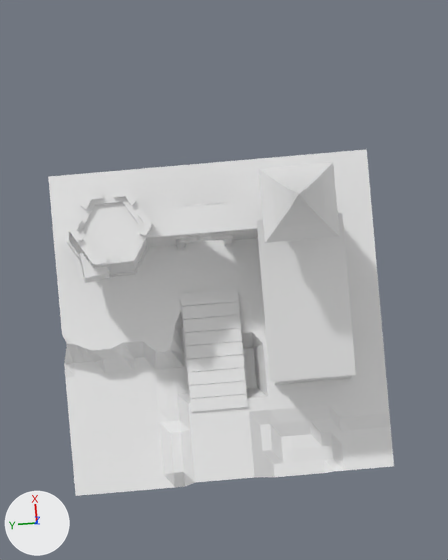
What one commit did to the Blender file castle.blend.
One viewpoint serves both versions: the file's camera 'Camera'. Every picture has the same lights, and +X, +Y and +Z are marked at lower left.

Before the edit, the objects in view are built like this:
```python
ob_cube = bpy.data.objects.new('Cube', me_cube)
ob_cube.location = (-1.97, 0.22, 0.03)
ob_cube.scale = (0.155, 0.683, -0.0294)
ob_cube_001 = bpy.data.objects.new('Cube.001', me_cube_001)
ob_cube_001.location = (0.0, 0.0, 0.0)
ob_cube_002 = bpy.data.objects.new('Cube.002', me_cube_003)
ob_cube_002.location = (0.0, 0.0, 0.0)
ob_cube_004 = bpy.data.objects.new('Cube.004', me_cube_005)
ob_cube_004.location = (0.0, 0.0, 0.0)
ob_cube_005 = bpy.data.objects.new('Cube.005', me_cube_006)
ob_cube_005.location = (0.0, 0.0, 0.0)
ob_cylinder = bpy.data.objects.new('Cylinder', me_cylinder)
ob_cylinder.location = (0.0, 0.0, 0.0)
ob_cylinder_001 = bpy.data.objects.new('Cylinder.001', me_cylinder_001)
ob_cylinder_001.location = (2.21, 2.47, 0.01)
ob_plane = bpy.data.objects.new('Plane', me_plane)
ob_plane.location = (0.0, 0.0, 0.0)
ob_plane.scale = (3.83, 3.83, 3.83)
```
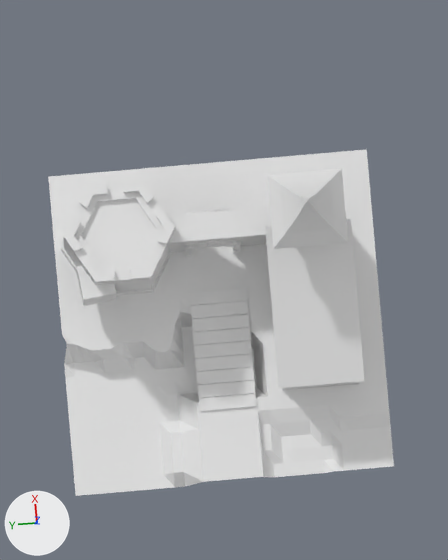
Commit message: feat: implementing the windows

Where the newer file only moved an object's origin or applied its transform, the numbers keep the older frame.

What the commit changed:
me_plane has 825 vertices, 768 faces and spans x -1.0..1.0, y -1.0..1.0, z -0.17..0.01.
me_plane is used by ob_plane; location (0.0, 0.0, 0.0); scale (3.83, 3.83, 3.83).
me_plane part 1: all 49 vertices in x -1.0..-0.5, y -0.12..0.25, z 0.0 are moved by (0.0, -0.05, 0.0).
me_cube_005 has 12 vertices, 10 faces and spans x 1.108..1.793, y 2.588..3.254, z 0.412..1.713.
me_cube_005 is used by ob_cube_004; location (0.0, 0.0, 0.0).
Part 2, on me_cube_005:
Vertex 0 of me_cube_005 moves from (1.72, 3.254, 1.713) at pixel (79, 253) to (1.38, 3.358, 1.971) at pixel (76, 266).
Vertex 1 of me_cube_005 moves from (1.72, 3.254, 0.713) at pixel (79, 258) to (1.38, 3.358, 0.634) at pixel (76, 272).
Vertex 2 of me_cube_005 moves from (1.793, 2.663, 1.713) to (1.477, 2.569, 1.971).
Vertex 3 of me_cube_005 moves from (1.793, 2.663, 0.713) to (1.477, 2.569, 0.634).
Vertex 4 of me_cube_005 moves from (1.108, 3.178, 1.713) at pixel (85, 278) to (0.562, 3.257, 1.971) at pixel (83, 299).
Vertex 5 of me_cube_005 moves from (1.108, 3.178, 0.713) at pixel (85, 283) to (0.562, 3.257, 0.634) at pixel (83, 306).
Vertex 6 of me_cube_005 moves from (1.18, 2.588, 1.713) at pixel (109, 273) to (0.659, 2.468, 1.971) at pixel (116, 292).
Vertex 7 of me_cube_005 moves from (1.18, 2.588, 0.713) at pixel (109, 278) to (0.659, 2.468, 0.634) at pixel (116, 299).
Vertex 8 of me_cube_005 moves from (1.327, 3.057, 0.412) to (0.854, 3.095, 0.232).
Vertex 9 of me_cube_005 moves from (1.363, 2.759, 0.412) to (0.903, 2.697, 0.232).
Vertex 10 of me_cube_005 moves from (1.537, 3.083, 0.412) to (1.136, 3.129, 0.232).
Vertex 11 of me_cube_005 moves from (1.574, 2.785, 0.412) to (1.185, 2.731, 0.232).
Object 'Cube.001' (ob_cube_001) moves from (0.0, 0.0, 0.0) to (-0.17, -0.19, 0.0).
Object 'Cube.002' (ob_cube_002) moves from (0.0, 0.0, 0.0) to (-0.17, -0.19, 0.0).
Object 'Cube.005' (ob_cube_005) moves from (0.0, 0.0, 0.0) to (-0.17, -0.19, 0.0).
Object 'Cylinder' (ob_cylinder) moves from (0.0, 0.0, 0.0) to (-0.17, -0.19, 0.0).
Object 'Cylinder.001' (ob_cylinder_001) moves from (2.21, 2.47, 0.01) to (2.04, 2.28, 0.01).
Object 'Cylinder.001' (ob_cylinder_001) is rescaled from (1.0, 1.0, 1.0) to (1.34, 1.34, 1.13).

Pixel boxes (x1, y1, x2, y2) of what changed, in the pictures (448 x 560 px; the box of a moved part takes in the faces that stretch with it):
'Cube.005', moved
    before: (257, 213, 356, 382)
    after: (265, 219, 364, 388)
'Cylinder.001', moved, rescaled (34% wider, 30% taller)
    before: (67, 189, 152, 277)
    after: (61, 181, 175, 296)
'Cube.002', moved
    before: (259, 162, 340, 243)
    after: (267, 169, 348, 249)
'Cube.001', moved
    before: (143, 201, 263, 247)
    after: (168, 207, 272, 252)
'Cube.004', reshaped (33% wider, 35% taller)
    before: (80, 253, 109, 283)
    after: (77, 265, 116, 306)
'Cylinder', moved
    before: (176, 203, 233, 251)
    after: (184, 209, 242, 257)
part 1 of me_plane, moved or reshaped
    both: (177, 388, 265, 486)
